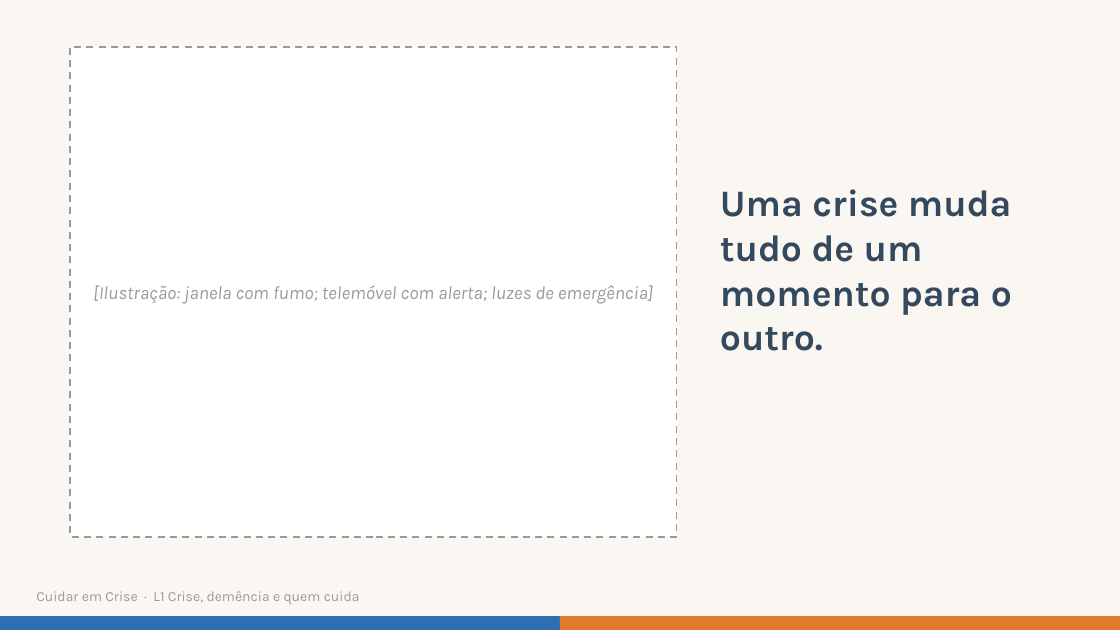
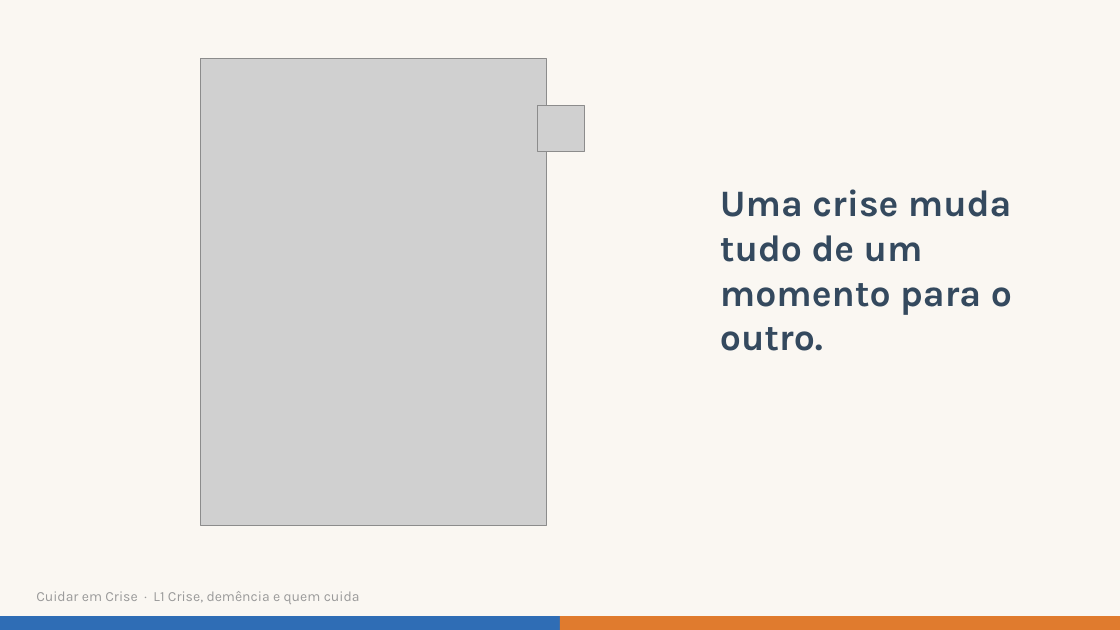
Before and after one commit to tteixeira30/CAMUL-2026, a slide deck: slide 3 of Files/P1/L1/S4_Video_L1.pptx. Drawn at 1120x630 pixels with LibreOffice and Linux fonts; fonts in the diff are those of the drawing; grey boxes stand for pictures. Boxes give left, top, right and bottom in pixels: in the first picture for what was removed or moved away, otherwise in the second. Text is boxed around its words. In the diff, an @@ line names an element or a change of style, - is before the commit and + after.

```diff
--- a/Files/P1/L1/S4_Video_L1.pptx
+++ b/Files/P1/L1/S4_Video_L1.pptx
@@ rectangle removed at [70,47,676,537] @@
-[Ilustração: janela com fumo; telemóvel com alerta; luzes de emergência]
@@ picture added at [200,58,546,525] @@
@@ picture added at [538,105,585,152] @@
```
Also in this commit, not shown: 8 other slides changed, 12 other files.
